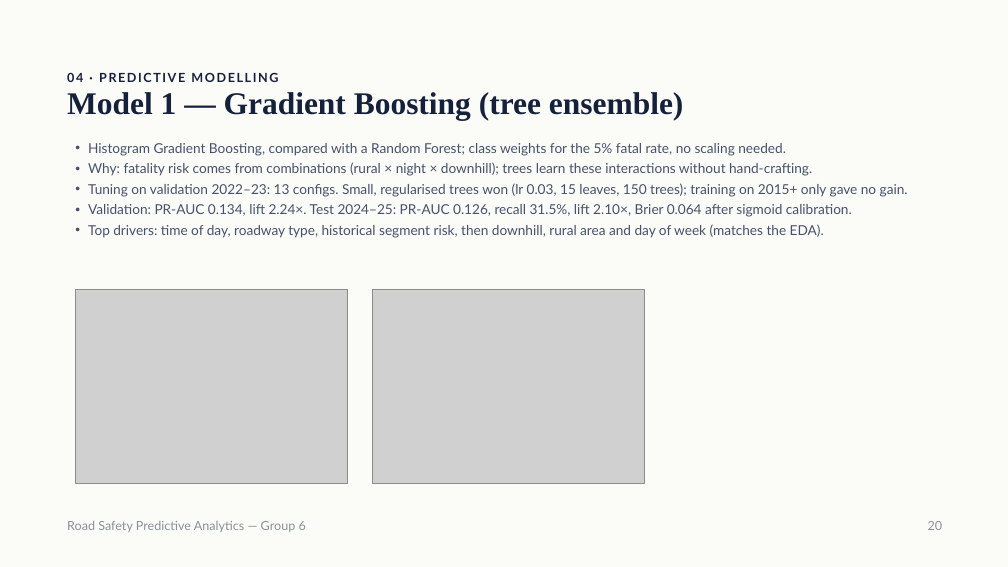
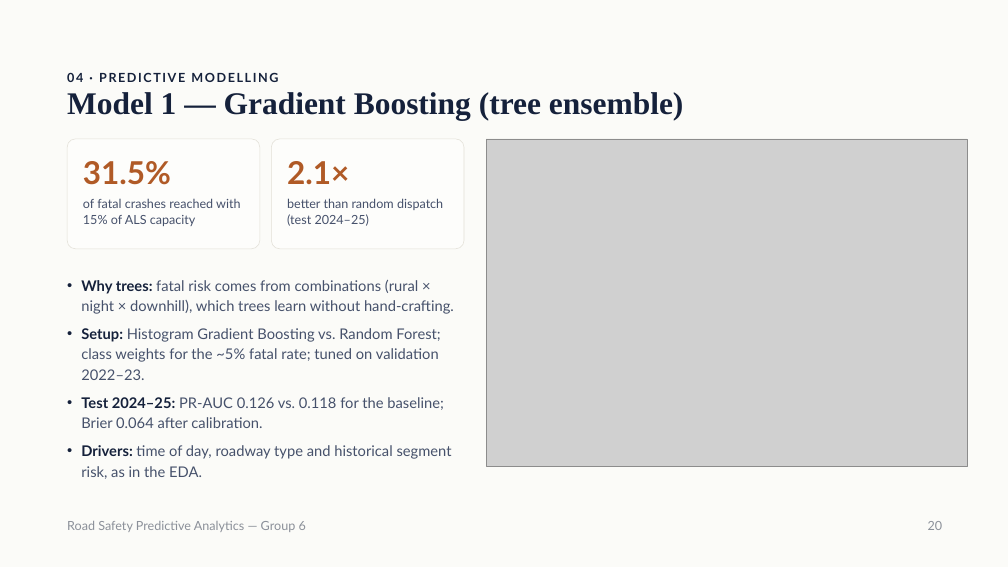
Before and after one commit to samuelbarrezueta/predictive-analytics-forecasting, a slide deck: slide 20 of reports/presentation/Road Safety Predictive Analytics — Group 6.pptx. Drawn at 1008x567 pixels with LibreOffice and Linux fonts; fonts in the diff are those of the drawing; grey boxes stand for pictures. Boxes give left, top, right and bottom in pixels: in the first picture for what was removed or moved away, otherwise in the second. Text is boxed around its words. In the diff, an @@ line names an element or a change of style, - is before the commit and + after.

```diff
--- a/reports/presentation/Road Safety Predictive Analytics — Group 6.pptx
+++ b/reports/presentation/Road Safety Predictive Analytics — Group 6.pptx
@@ rounded rectangle added at [67,139,260,249], fill #FDFDFB, outline #E2DFD6 0.5 pt @@
@@ text removed at [88,143,908,238] @@
-• Histogram Gradient Boosting, compared with a Random Forest; class weights for the 5% fatal rate, no scaling needed.
-• Why: fatality risk comes from combinations (rural × night × downhill); trees learn these interactions without hand-crafting.
-• Tuning on validation 2022–23: 13 configs. Small, regularised trees won (lr 0.03, 15 leaves, 150 trees); training on 2015+ only gave no gain.
-• Validation: PR-AUC 0.134, lift 2.24×. Test 2024–25: PR-AUC 0.126, recall 31.5%, lift 2.10×, Brier 0.064 after sigmoid calibration.
-• Top drivers: time of day, roadway type, historical segment risk, then downhill, rural area and day of week (matches the EDA).
@@ rounded rectangle added at [271,139,464,249], fill #FDFDFB, outline #E2DFD6 0.5 pt @@
@@ picture: place and size @@
-picture at [76,290,348,484]
+picture at [486,139,967,467]
@@ text added at [83,161,240,226], 12 pt, text #46516B @@
+31.5%
+of fatal crashes reached with 15% of ALS capacity
@@ text added at [287,161,443,226], 12 pt, text #46516B @@
+2.1×
+better than random dispatch (test 2024–25)
@@ text added at [81,280,454,479], 14 pt, text #46516B @@
+• Why trees: fatal risk comes from combinations (rural × night × downhill), which trees learn without hand-crafting.
+• Setup: Histogram Gradient Boosting vs. Random Forest; class weights for the ~5% fatal rate; tuned on validation 2022–23.
+• Test 2024–25: PR-AUC 0.126 vs. 0.118 for the baseline; Brier 0.064 after calibration.
+• Drivers: time of day, roadway type and historical segment risk, as in the EDA.
@@ picture removed at [372,290,644,484] @@
```
Also in this commit, not shown: 1 other slide changed, 1 other file.
